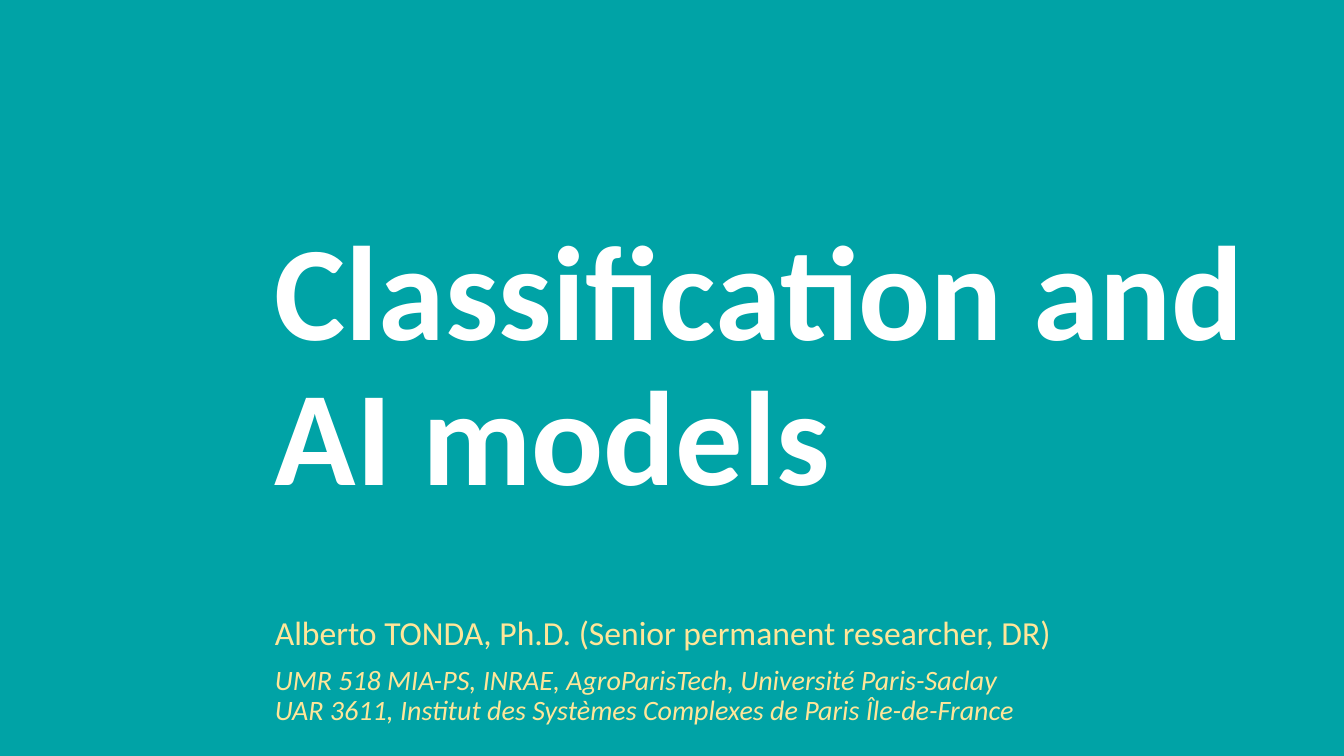
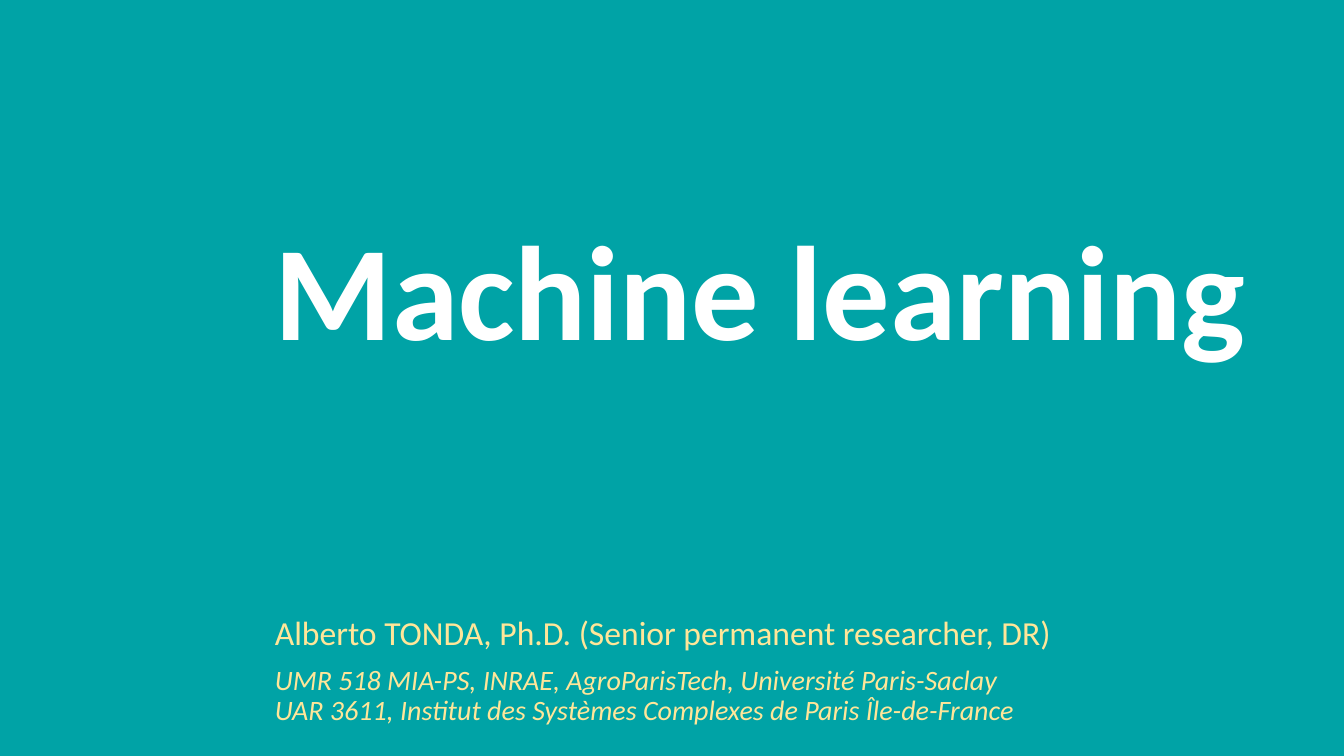
Before and after one commit to albertotonda/teaching, a slide deck: slide 1 of 2024-inrae-model-data-researcher-school/intro-to-machine-learning-models-tonda.pptx. Drawn at 1344x756 pixels with LibreOffice and Linux fonts; fonts in the diff are those of the drawing; background and template pictures are left out. Boxes give left, top, right and bottom in pixels: in the first picture for what was removed or moved away, otherwise in the second. Text is boxed around its words. In the diff, an @@ line names an element or a change of style, - is before the commit and + after.

```diff
--- a/2024-inrae-model-data-researcher-school/intro-to-machine-learning-models-tonda.pptx
+++ b/2024-inrae-model-data-researcher-school/intro-to-machine-learning-models-tonda.pptx
@@ title at (x1=275, y1=245, x2=1245, y2=363): text changed @@
-Classification and AI models
+Machine learning
```
Also in this commit, not shown: 4 other files.
